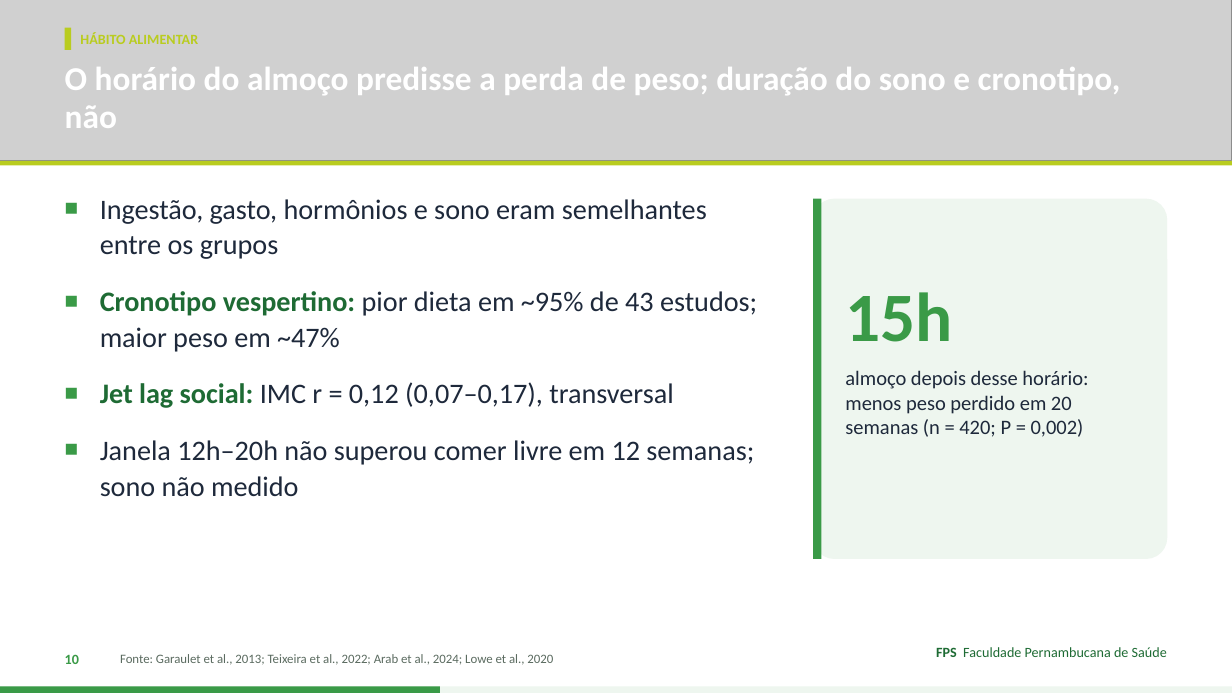
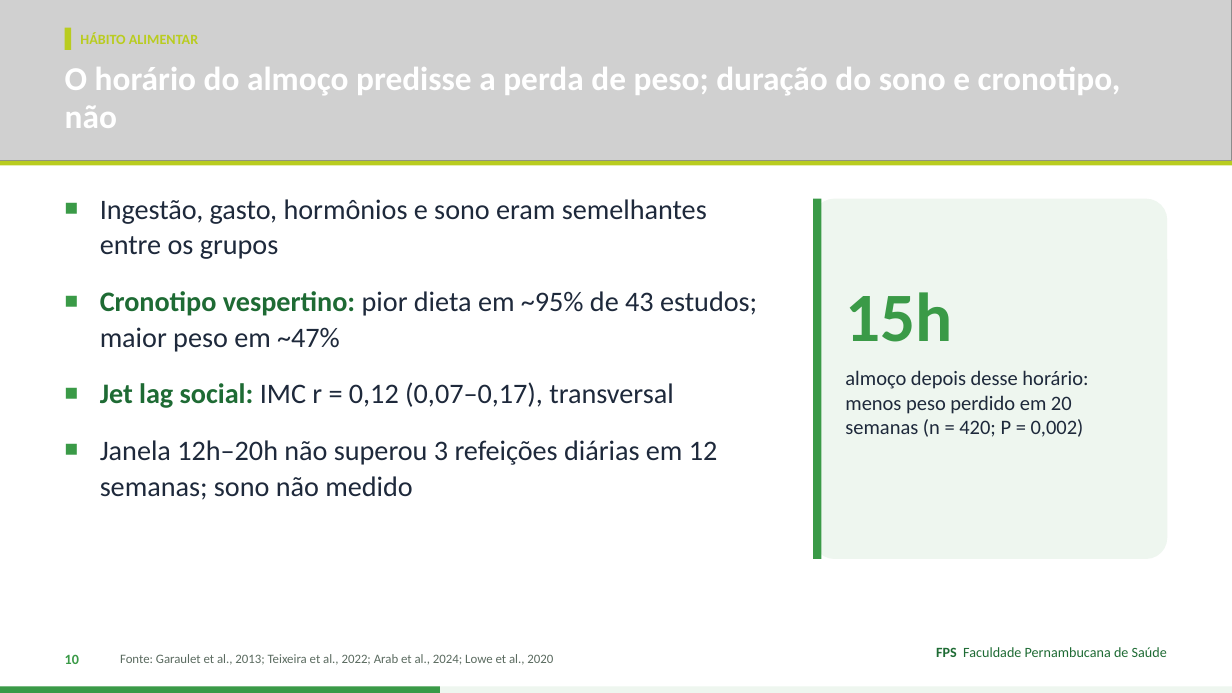
Before and after one commit to Institutomoraisandrade/CRM, a slide deck: slide 10 of trabalho-fps/trabalhos/2026-11-10-sono/apresentacao.pptx. Drawn at 1232x693 pixels with LibreOffice and Linux fonts; fonts in the diff are those of the drawing; grey boxes stand for pictures. Boxes give left, top, right and bottom in pixels: in the first picture for what was removed or moved away, otherwise in the second. Text is boxed around its words. In the diff, an @@ line names an element or a change of style, - is before the commit and + after.

```diff
--- a/trabalho-fps/trabalhos/2026-11-10-sono/apresentacao.pptx
+++ b/trabalho-fps/trabalhos/2026-11-10-sono/apresentacao.pptx
@@ text at (100, 440, 718, 500): text changed @@
-■ Janela 12h–20h não superou comer livre em 12 semanas; sono não medido
+■ Janela 12h–20h não superou 3 refeições diárias em 12 semanas; sono não medido
```
Also in this commit, not shown: 2 other slides changed, 7 other files.
